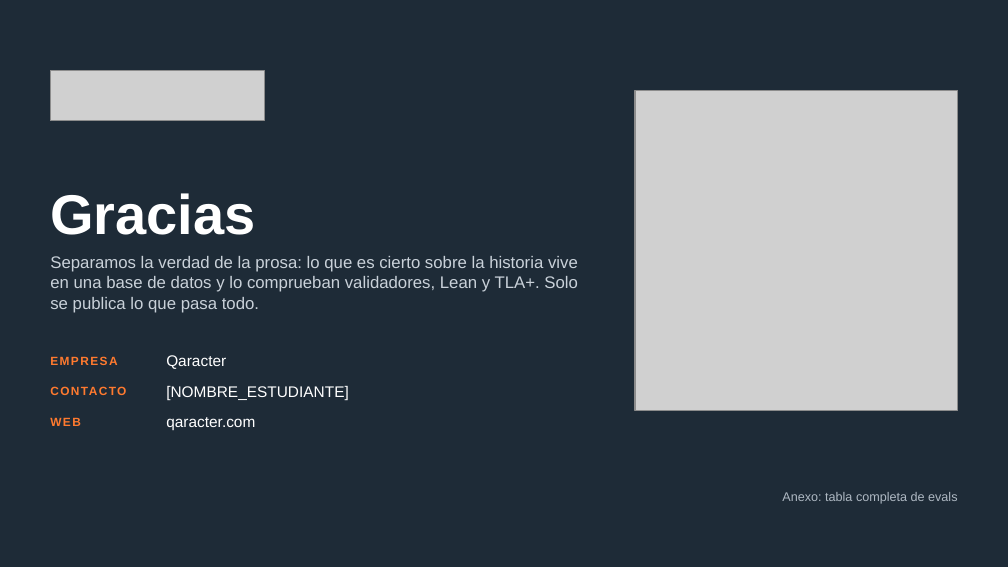
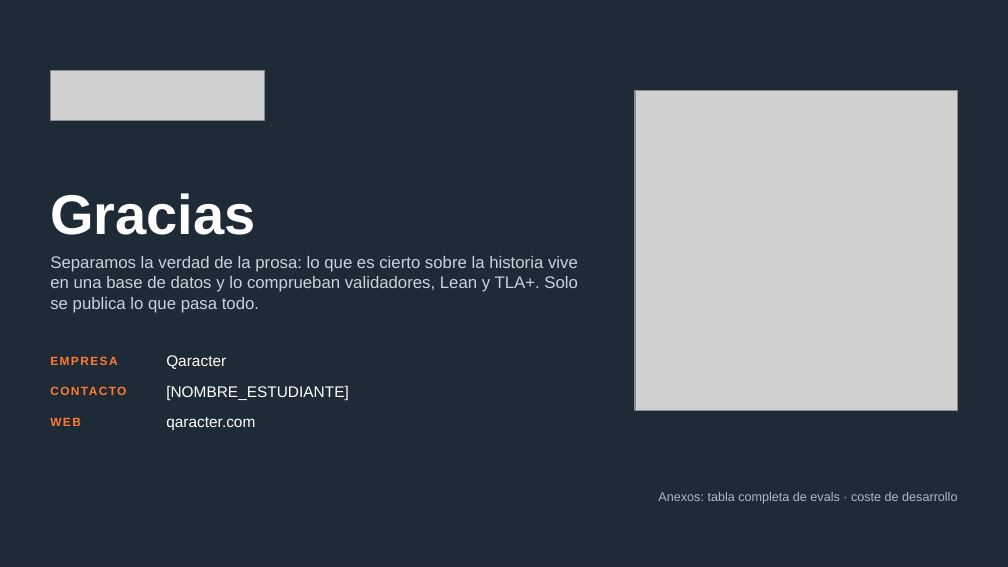
Before and after one commit to ignacio-hurtado-qaracter/My-Story-Marker, a slide deck: slide 15 of presentacion/presentacion-2.pptx (slide 14 before the commit). Drawn at 1008x567 pixels with LibreOffice and Linux fonts; fonts in the diff are those of the drawing; grey boxes stand for pictures. Boxes give left, top, right and bottom in pixels: in the first picture for what was removed or moved away, otherwise in the second. Text is boxed around its words. In the diff, an @@ line names an element or a change of style, - is before the commit and + after.

```diff
--- a/presentacion/presentacion-2.pptx
+++ b/presentacion/presentacion-2.pptx
@@ text at (658,492,957,504): text changed @@
-Anexo: tabla completa de evals
+Anexos: tabla completa de evals · coste de desarrollo
```
Also in this commit, not shown: 3 other slides changed, 2 slides added, 3 other files.
